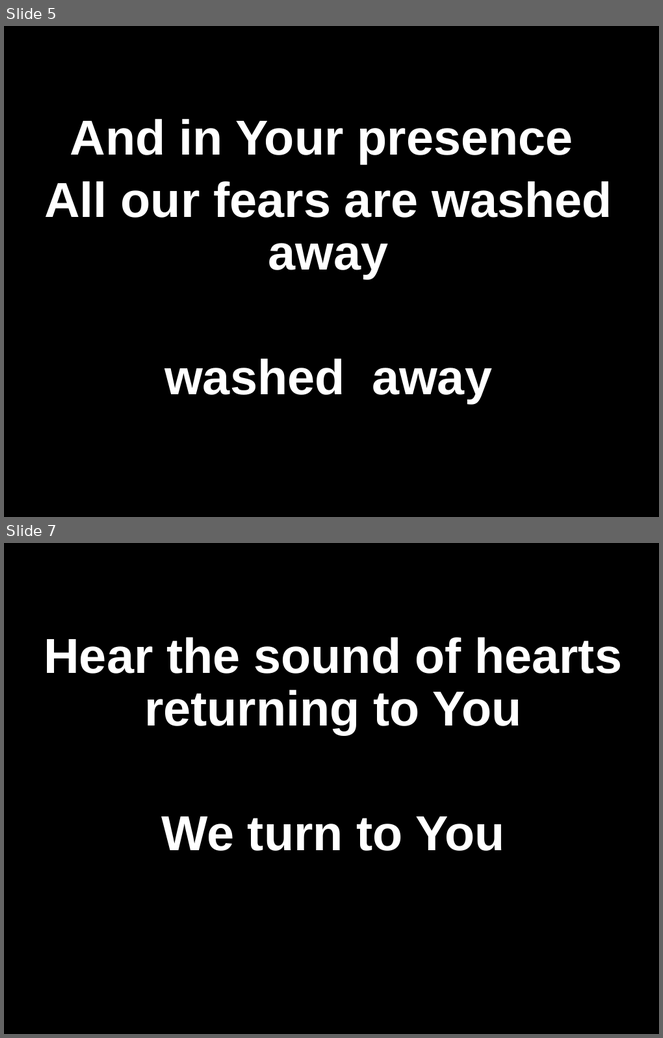
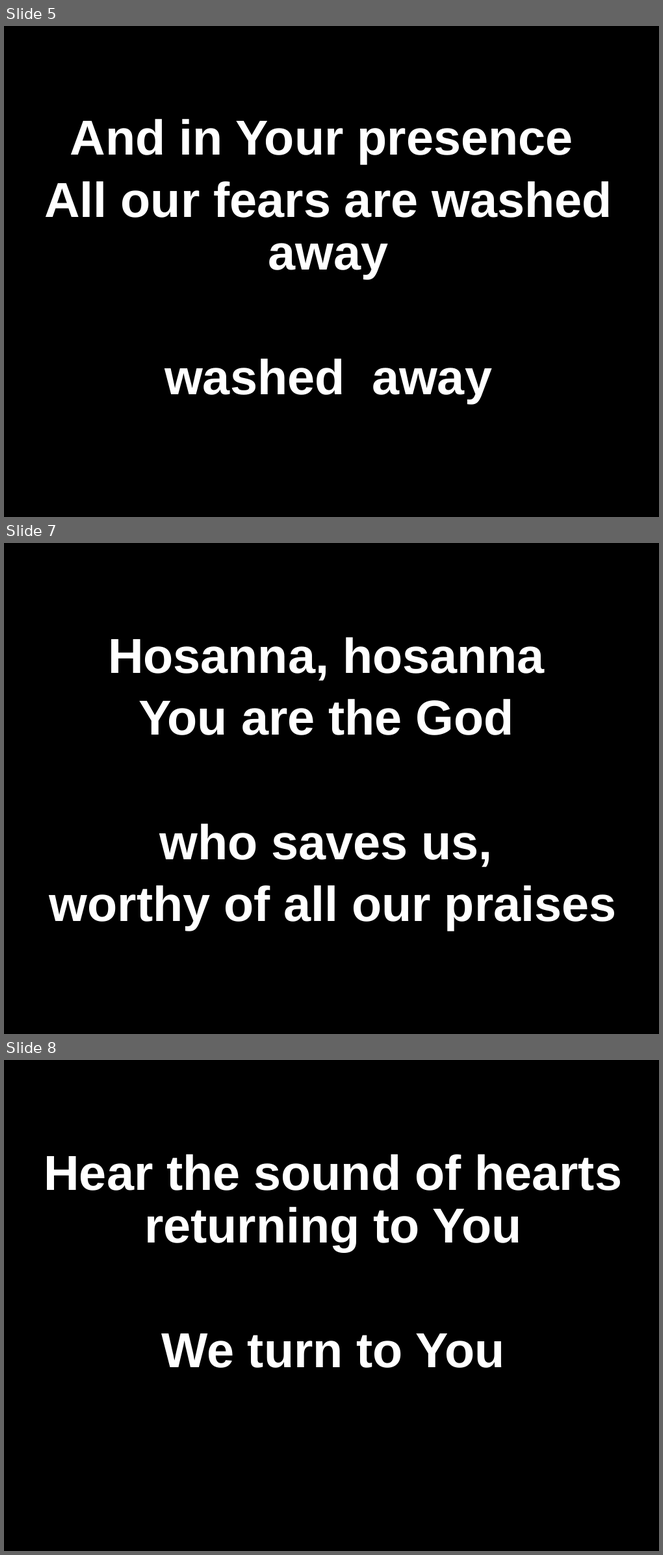
Before and after one commit to kendall412/worship, a slide deck: Hosanna (Praise is Rising).pptx. Shown one above the other, each under a label of ours: slides 5 and 7 before the commit, slides 5, 7 and 8 after it; the slides between them are not shown. The pictures are 663x1038 and 663x1555 pixels, drawn with LibreOffice and Linux fonts; fonts in the diff are those of the drawing. Boxes give left, top, right and bottom in pixels: in the first picture for what was removed or moved away, otherwise in the second. Text is boxed around its words. In the diff, an @@ line names an element or a change of style, - is before the commit and + after.

```diff
--- a/Hosanna (Praise is Rising).pptx
+++ b/Hosanna (Praise is Rising).pptx
@@ slide 7 added at (x1=4, y1=543, x2=659, y2=1034), background #000000 @@
@@ subtitle added at (x1=50, y1=637, x2=617, y2=930), 54 pt, text #FFFFFF, bold @@
+Hosanna, hosanna
+You are the God
+who saves us,
+worthy of all our praises
@@ what was slide 7 is now slide 8 @@
```
Also in this commit, not shown: 3 other slides added, 13 other files.
